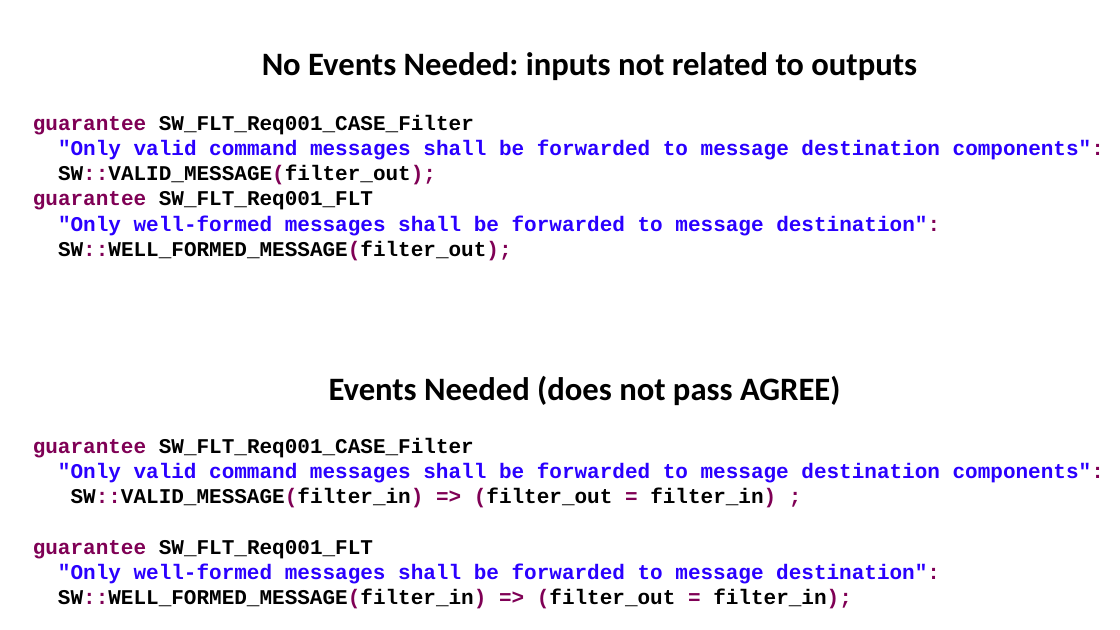
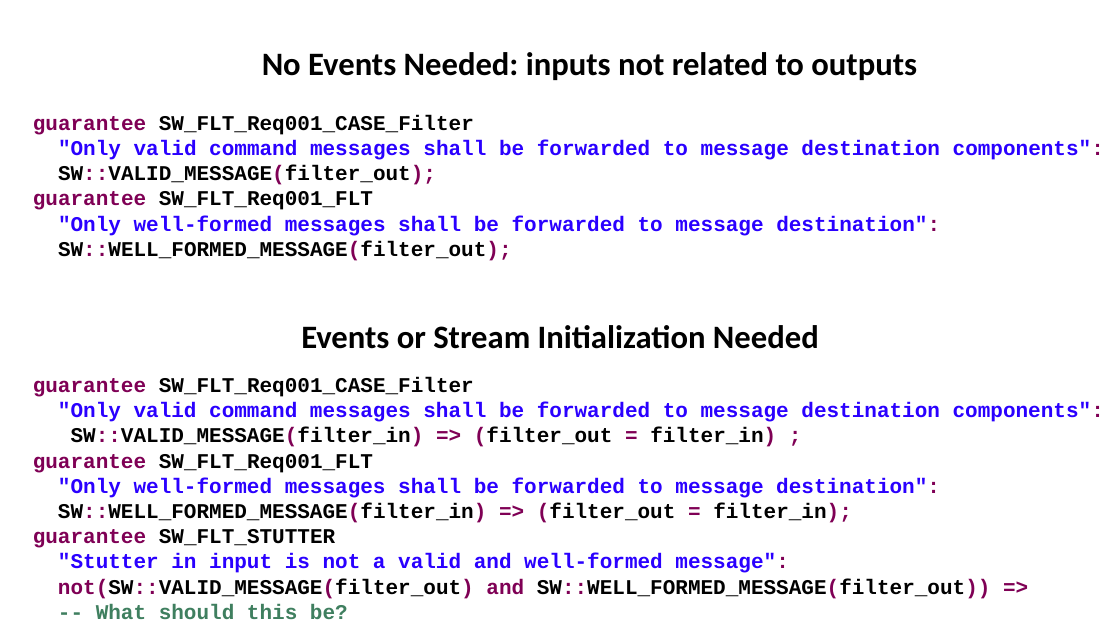
Before and after one commit to loonwerks/CASE, a slide deck: slide 6 of TA2/AGREE_event_ports/agree_event_semantics.pptx. Drawn at 1120x630 pixels with LibreOffice and Linux fonts; fonts in the diff are those of the drawing. Boxes give left, top, right and bottom in pixels: in the first picture for what was removed or moved away, otherwise in the second. Text is boxed around its words. In the diff, an @@ line names an element or a change of style, - is before the commit and + after.

Commit message:
Add more on event alternative

```diff
--- a/TA2/AGREE_event_ports/agree_event_semantics.pptx
+++ b/TA2/AGREE_event_ports/agree_event_semantics.pptx
@@ text at <box>301,325,819,349</box>: text changed @@
-Events Needed (does not pass AGREE)
+Events or Stream Initialization Needed
@@ text "guarantee SW_FLT_Req001_CASE_Filter": place and size @@
-text "guarantee SW_FLT_Req001_CASE_Filter" at <box>33,438,1104,609</box>
+text "guarantee SW_FLT_Req001_CASE_Filter" at <box>33,377,1104,619</box>
@@ text at <box>33,529,991,619</box>: paragraphs added @@
+guarantee SW_FLT_STUTTER
+"Stutter in input is not a valid and well-formed message":
+not(SW::VALID_MESSAGE(filter_out) and SW::WELL_FORMED_MESSAGE(filter_out)) =>
+-- What should this be?
```
Also in this commit, not shown: 1 slide added, 1 other file.
